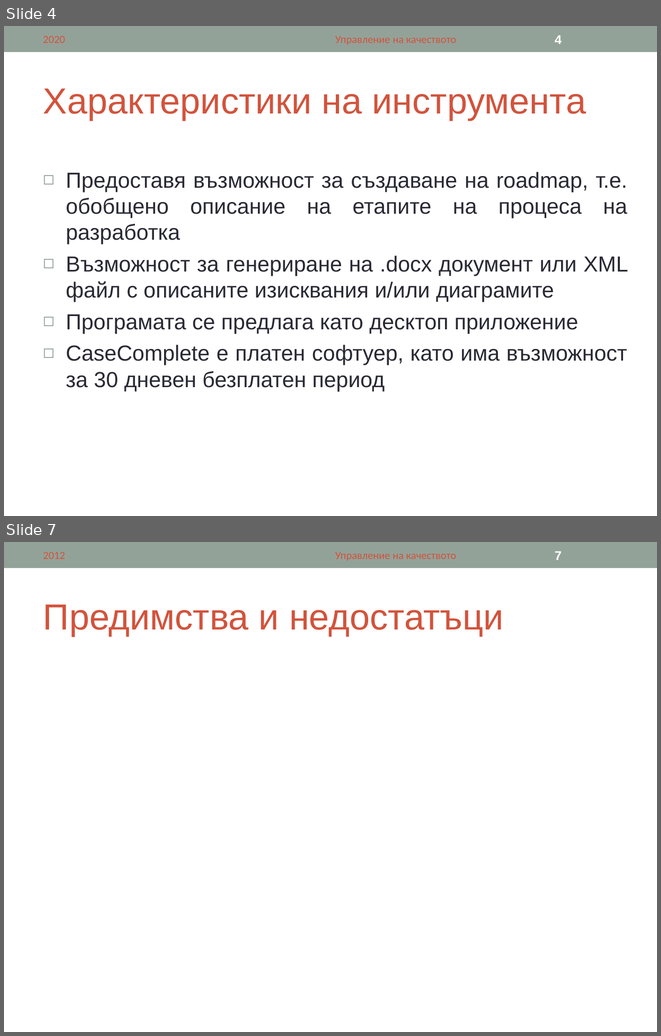
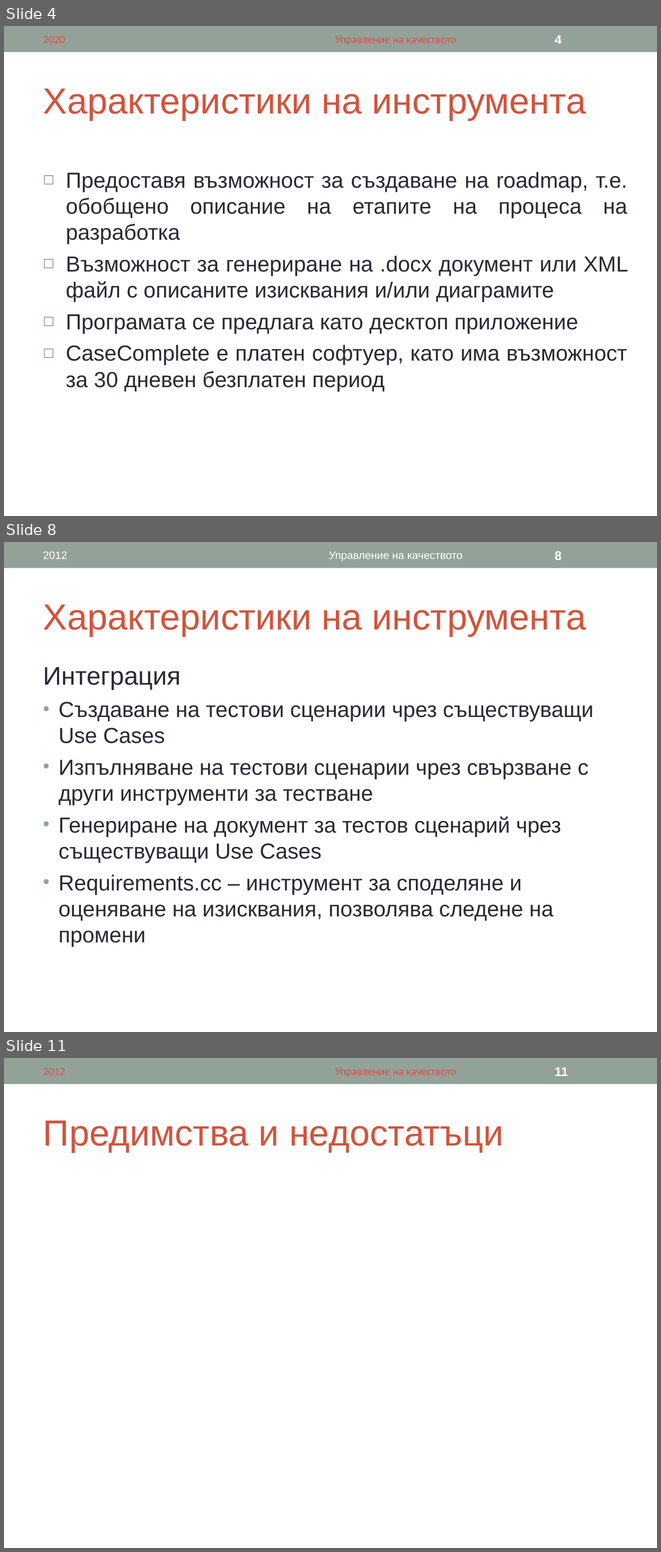
Before and after one commit to ivanchuchulski/fmi-requirements-analisys, a slide deck: tool-presentation/62121-62151-62167-CaseComplete.ppt. Shown one above the other, each under a label of ours: slides 4 and 7 before the commit, slides 4, 8 and 11 after it; the slides between them are not shown. The pictures are 661x1036 and 661x1552 pixels, drawn with LibreOffice and Linux fonts; fonts in the diff are those of the drawing. Boxes give left, top, right and bottom in pixels: in the first picture for what was removed or moved away, otherwise in the second. Text is boxed around its words. In the diff, an @@ line names an element or a change of style, - is before the commit and + after.

```diff
--- a/tool-presentation/62121-62151-62167-CaseComplete.ppt
+++ b/tool-presentation/62121-62151-62167-CaseComplete.ppt
@@ slide 8 added at (x1=4, y1=542, x2=657, y2=1032), background #FFFFFF; not listed: 1 template element that a slide beside it also shows @@
@@ text added at (x1=43, y1=552, x2=68, y2=559), 12 pt, text #FFFFFF @@
+2012
@@ text added at (x1=329, y1=552, x2=462, y2=561), 12 pt, text #FFFFFF @@
+Управление на качеството
@@ page number added at (x1=555, y1=551, x2=562, y2=560), 14 pt, text #FFFFFF, bold @@
+8
@@ title added at (x1=43, y1=605, x2=586, y2=636), 40 pt, text #D2533C @@
+Характеристики на инструмента
@@ text added at (x1=43, y1=667, x2=593, y2=946), 24 pt, text #292934 @@
+Интеграция
+• Създаване на тестови сценарии чрез съществуващи Use Cases
+• Изпълняване на тестови сценарии чрез свързване с други инструменти за тестване
+• Генериране на документ за тестов сценарий чрез съществуващи Use Cases
+• Requirements.cc – инструмент за споделяне и оценяване на изисквания, позволява следене на промени
@@ what was slide 7 is now slide 11 @@
@@ page number at (x1=555, y1=1067, x2=568, y2=1076): text changed @@
-7
+11
```
Also in this commit, not shown: 3 slides changed, 4 other slides added.
